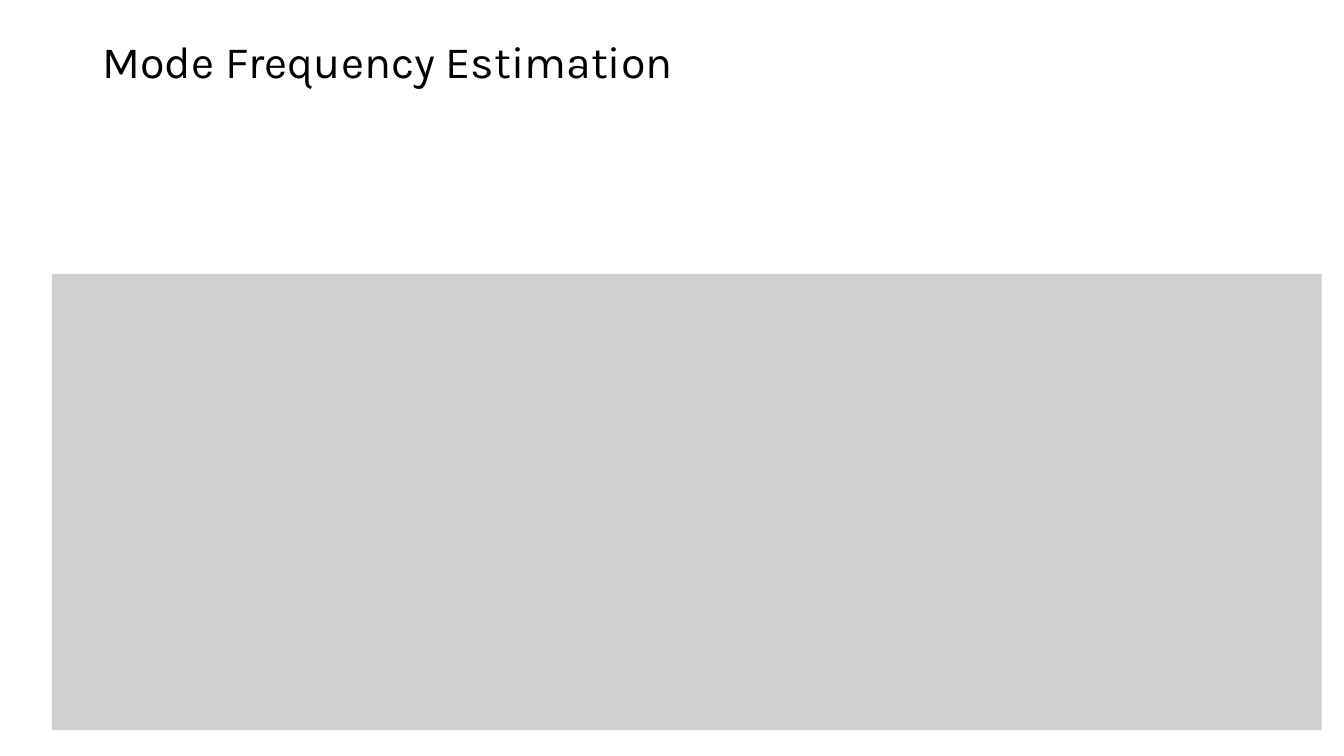
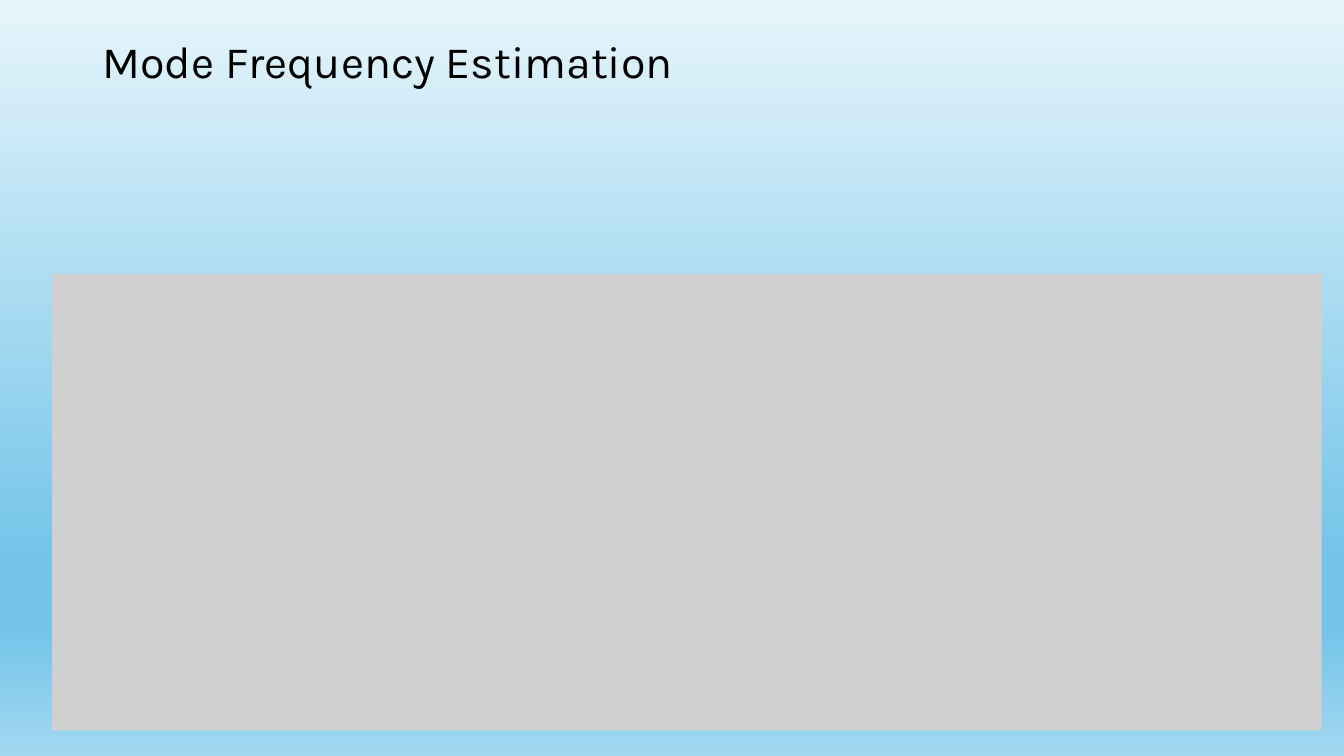
Before and after one commit to shohame/CVPR-2026, a slide deck: slide 13 of Docs/Hearing the Room Through the Shape of the Drum.pptx (slide 11 before the commit). Drawn at 1344x756 pixels with LibreOffice and Linux fonts; fonts in the diff are those of the drawing; grey boxes stand for pictures. Boxes give left, top, right and bottom in pixels: in the first picture for what was removed or moved away, otherwise in the second. Text is boxed around its words. In the diff, an @@ line names an element or a change of style, - is before the commit and + after.

```diff
--- a/Docs/Hearing the Room Through the Shape of the Drum.pptx
+++ b/Docs/Hearing the Room Through the Shape of the Drum.pptx
@@ background #FFFFFF to gradient #E6F5FB to #74C4E9 to #A2D8F0 @@
```
Also in this commit, not shown: 17 other slides changed, 5 slides added, 3 slides removed, 4 other files.
